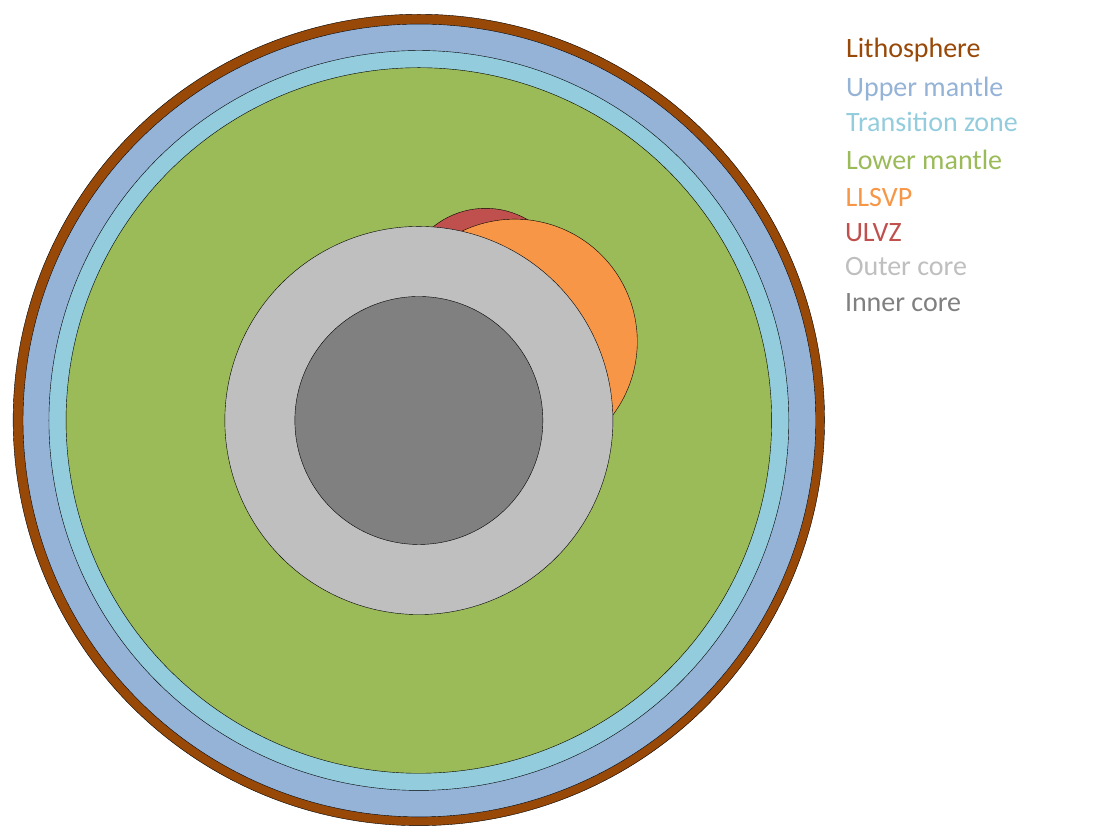
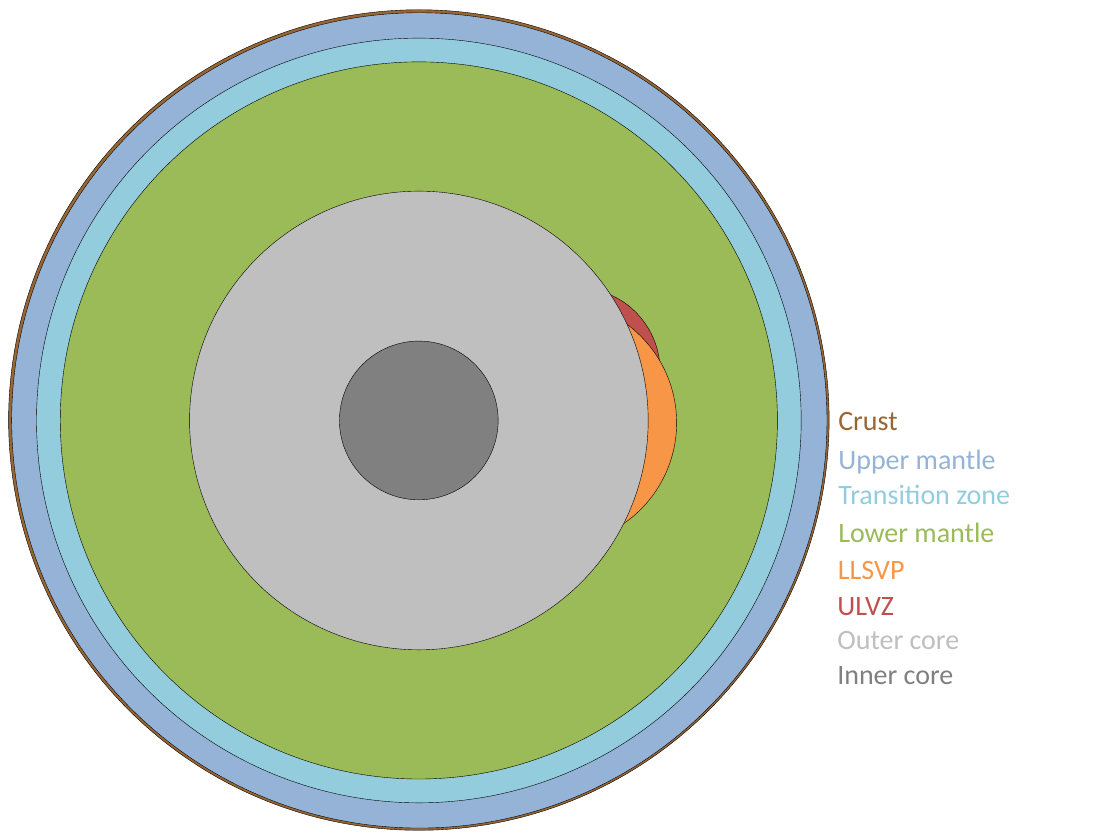
Before and after one commit to ee10bt/thesis, a slide deck: slide 1 of earth_diagram_lol.pptx. Drawn at 1120x840 pixels with LibreOffice and Linux fonts; fonts in the diff are those of the drawing. Boxes give left, top, right and bottom in pixels: in the first picture for what was removed or moved away, otherwise in the second. Text is boxed around its words. In the diff, an @@ line names an element or a change of style, - is before the commit and + after.

```diff
--- a/earth_diagram_lol.pptx
+++ b/earth_diagram_lol.pptx
@@ ellipse: place and size @@
-ellipse at [13,15,824,825]
+ellipse at [9,10,830,831]
@@ ellipse at [9,10,830,831]: fill #984807 to #996633; mirrored @@
@@ ellipse at [11,12,827,828]: mirrored @@
@@ ellipse: place and size @@
-ellipse at [24,25,816,818]
+ellipse at [11,12,827,828]
@@ ellipse: place and size @@
-ellipse at [49,50,790,791]
+ellipse at [37,38,802,803]
@@ text removed at [846,37,980,62] @@
-Lithosphere
@@ ellipse: place and size @@
-ellipse at [66,67,772,773]
+ellipse at [60,62,777,778]
@@ ellipse at [60,62,777,778]: mirrored @@
@@ ellipse: place and size @@
-ellipse at [225,226,613,614]
+ellipse at [189,192,647,650]
@@ ellipse: place and size @@
-ellipse at [402,208,569,375]
+ellipse at [494,288,661,455]
@@ ellipse: place and size @@
-ellipse at [392,220,637,465]
+ellipse at [432,300,678,545]
@@ ellipse: place and size @@
-ellipse at [295,297,542,544]
+ellipse at [339,342,498,501]
@@ text added at [838,412,897,430], 18 pt, text #996633 @@
+Crust
@@ 3 texts: place and size @@
-3 texts at [846,76,1018,169]
+3 texts at [838,449,1010,542]
@@ 4 texts: place and size @@
-4 texts at [845,188,967,311]
+4 texts at [837,561,960,684]
```
Also in this commit, not shown: 18 other files.
